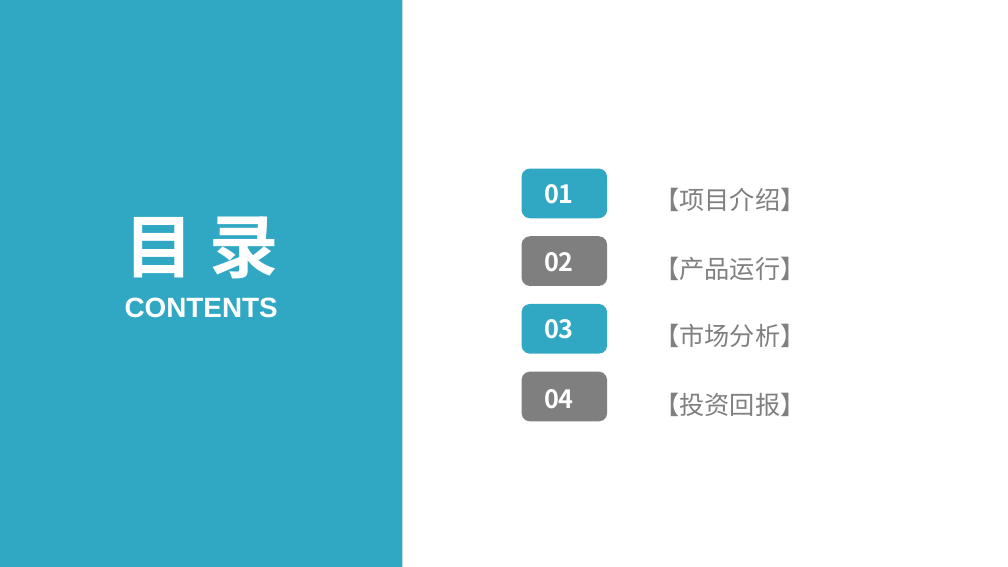
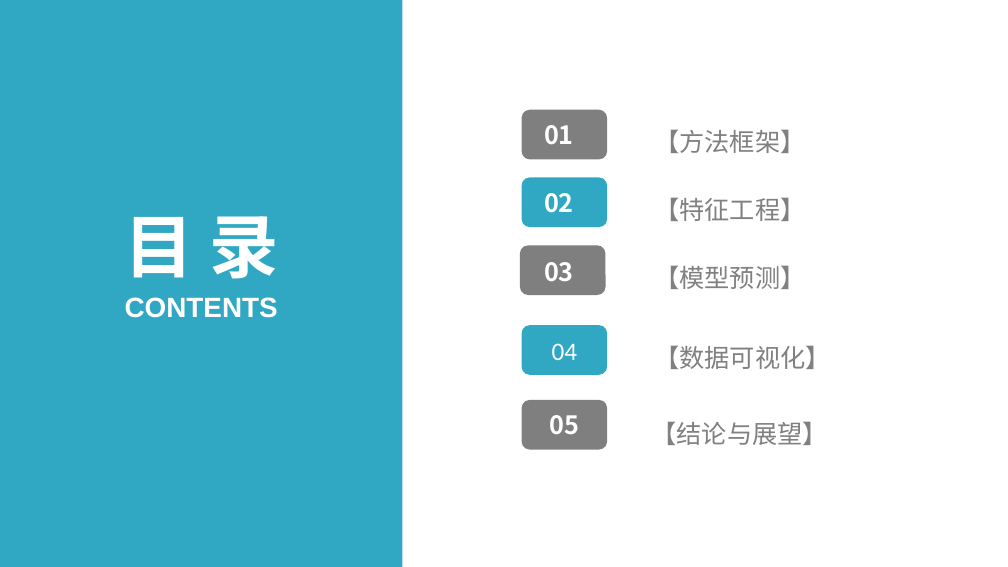
Before and after one commit to Ice-Jeffrey/ProductionPractice, a slide deck: slide 2 of Report/答辩PPT.pptx. Drawn at 1008x567 pixels with LibreOffice and Linux fonts; fonts in the diff are those of the drawing. Boxes give left, top, right and bottom in pixels: in the first picture for what was removed or moved away, otherwise in the second. Text is boxed around its words. In the diff, an @@ line names an element or a change of style, - is before the commit and + after.

```diff
--- a/Report/答辩PPT.pptx
+++ b/Report/答辩PPT.pptx
@@ ellipse "01": place and size @@
-ellipse "01" at (520, 164, 599, 222)
+ellipse "01" at (520, 106, 599, 163)
@@ text at (654, 129, 805, 153): text changed @@
-【产品运行】
+【方法框架】
@@ ellipse "02": place and size @@
-ellipse "02" at (520, 233, 599, 290)
+ellipse "02" at (520, 173, 599, 231)
@@ rounded rectangle removed at (521, 168, 607, 218) @@
@@ text at (654, 197, 805, 221): text changed @@
-【市场分析】
+【特征工程】
@@ text removed at (654, 187, 805, 211) @@
-【项目介绍】
@@ ellipse "03": place and size @@
-ellipse "03" at (520, 300, 599, 358)
+ellipse "03" at (520, 243, 599, 300)
@@ 3 rounded rectangles: place and size @@
-3 rounded rectangles at (521, 236, 607, 421)
+3 rounded rectangles at (520, 110, 607, 294)
@@ text at (654, 265, 805, 289): text changed @@
-【投资回报】
+【模型预测】
@@ rounded rectangle "04": place and size @@
-rounded rectangle "04" at (520, 369, 599, 426)
+rounded rectangle "04" at (521, 326, 607, 375)
@@ rounded rectangle "04" at (521, 326, 607, 375): font Noto Sans CJK SC to Calibri, bold off; ellipse to rounded rectangle; fill none to #30A8C4 @@
@@ text added at (654, 345, 830, 369), 18 pt, text #808080 @@
+【数据可视化】
@@ rounded rectangle added at (521, 400, 607, 450), fill #7F7F7F, 18 pt, text #FFFFFF, bold @@
+05
@@ text added at (651, 421, 827, 445), 18 pt, text #808080 @@
+【结论与展望】
```
Also in this commit, not shown: 4 other slides changed, 17 slides added, 20 slides removed, 3 other files.
